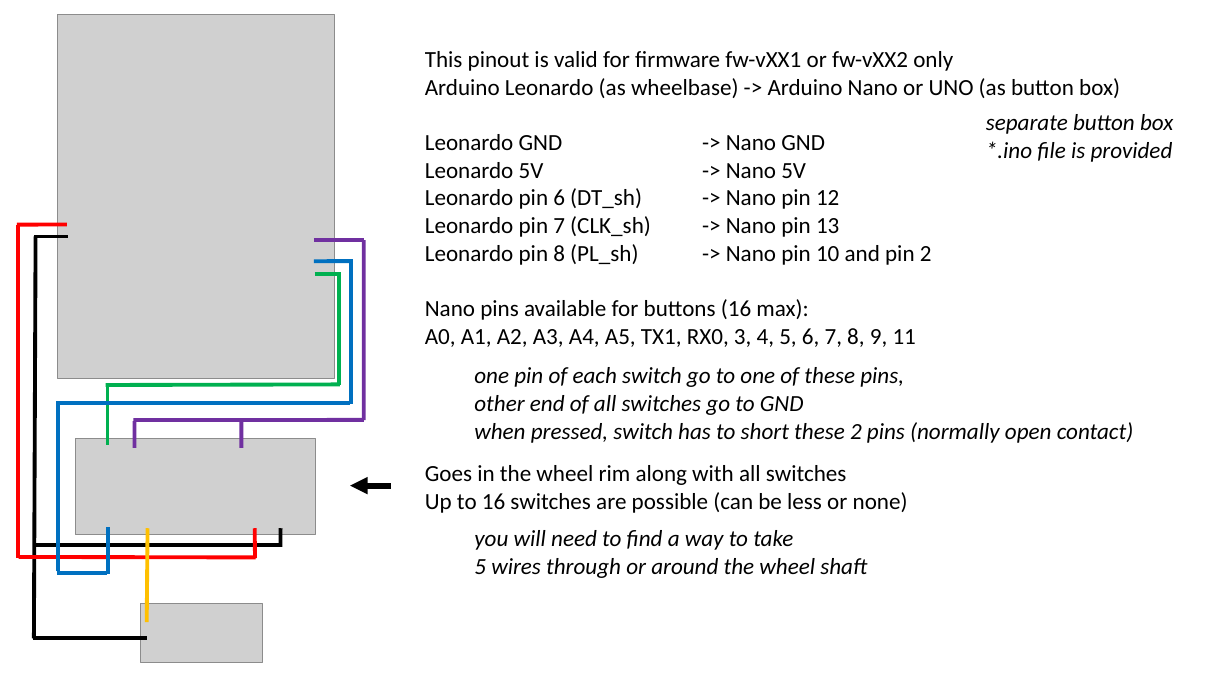
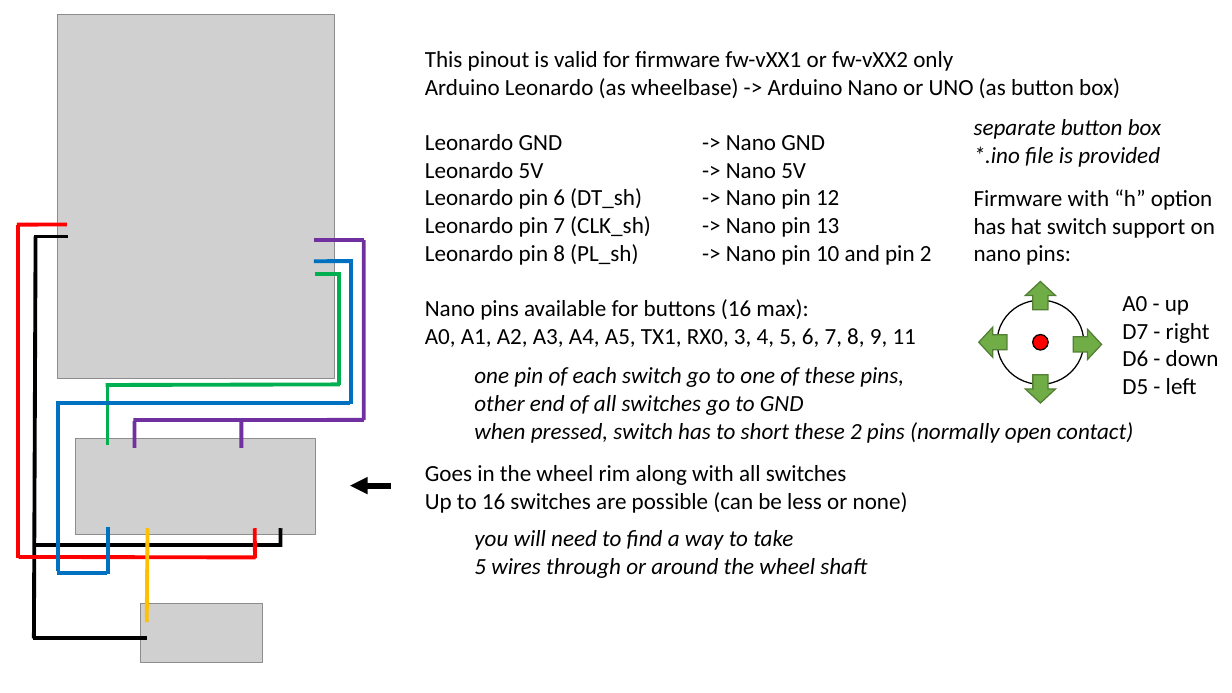
Before and after one commit to ranenbg/Arduino-FFB-wheel, a slide deck: slide 1 of brWheel_my/wirings/Firmware-vXX1 button box pinout.pptx. Drawn at 1232x693 pixels with LibreOffice and Linux fonts; fonts in the diff are those of the drawing; grey boxes stand for pictures. Boxes give left, top, right and bottom in pixels: in the first picture for what was removed or moved away, otherwise in the second. Text is boxed around its words. In the diff, an @@ line names an element or a change of style, - is before the commit and + after.

Commit message:
button box wiring

```diff
--- a/brWheel_my/wirings/Firmware-vXX1 button box pinout.pptx
+++ b/brWheel_my/wirings/Firmware-vXX1 button box pinout.pptx
@@ text "separate button box": place and size @@
-text "separate button box" at bbox=[986, 114, 1173, 162]
+text "separate button box" at bbox=[974, 119, 1161, 167]
@@ text added at bbox=[974, 189, 1215, 265], 18 pt, text #000000 @@
+Firmware with “h” option
+has hat switch support on
+nano pins:
@@ up arrow added at bbox=[1026, 282, 1056, 310], fill #70AD47, outline #538035 1 pt @@
@@ text added at bbox=[1122, 296, 1219, 394], 18 pt, text #000000 @@
+A0 - up
+D7 - right
+D6 - down
+D5 - left
@@ up arrow added at bbox=[979, 327, 1007, 357], fill #70AD47, outline #538035 1 pt @@
@@ ellipse added at bbox=[997, 300, 1084, 384], outline #000000 1 pt @@
@@ up arrow added at bbox=[1074, 329, 1102, 360], fill #70AD47, outline #538035 1 pt @@
@@ ellipse added at bbox=[1033, 335, 1049, 350], fill #FF0000, outline #000000 1 pt @@
@@ up arrow added at bbox=[1026, 375, 1056, 403], fill #70AD47, outline #538035 1 pt @@
```
Also in this commit, not shown: 2 other files.
